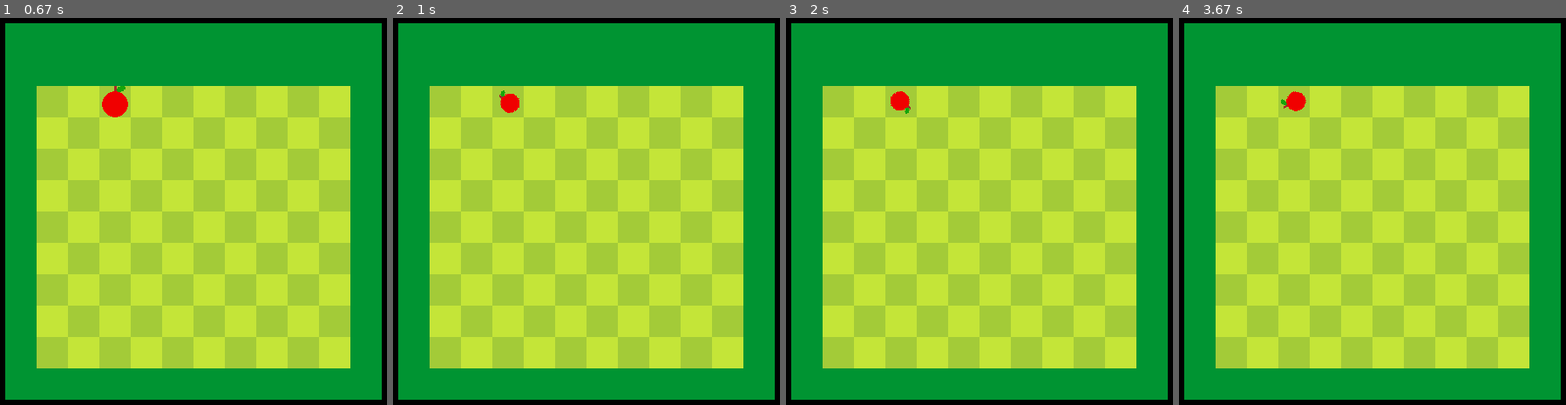
Above: before the commit, frames 1-4 (left to right).
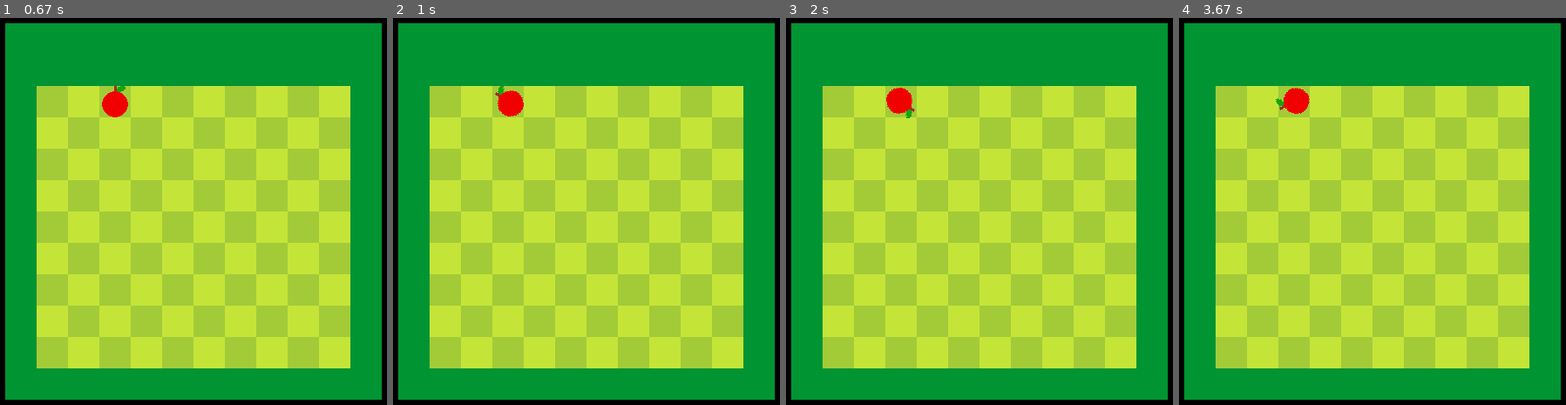
Above: after the commit, the same moments.

Repository: the24/pygame-snake
Game: pygame game, started from main.py
Same seed, same stepped clock (60 frames per second), same inputs: the game is played once before the commit and once after it.
Inputs:
- Up to frame 1 (0.67 s): tap Space at 0.33 s
- Up to frame 2 (1 s): tap A at 0.67 s
- Up to frame 3 (2 s): no input
- Up to frame 4 (3.67 s): tap A at 3 s

Frame 1 is identical in both runs. In frame 2, 0.2% of the frame differs, in the area x 26-34%, y 17-26%; in frame 3, 0.2%; in frame 4, 0.2%.

Commit message:
fix du problème de déformation lors de la rotation

Diff:
--- a/animation.py
+++ b/animation.py
@@ -35,13 +35,9 @@
         self.original_surface = obj_ptr[0]._surface.copy()
 
     def anim(self) -> None:
-        # TODO: Handle zoom distortion
         super().anim()
 
         angle = (self.angle / self.duration) * self.frame_passed
 
-        width = self.obj_ptr[0]._surface.get_width()
-        height = self.obj_ptr[0]._surface.get_height()
-
         rotated_surf = pygame.transform.rotate(self.original_surface, angle)
-        self.obj_ptr[0]._surface = pygame.transform.scale(rotated_surf, (width, height))
+        self.obj_ptr[0]._surface = rotated_surf
--- a/map.py
+++ b/map.py
@@ -25,8 +25,10 @@
         self.anim_list: List[Anim] = []
 
     def get_ui_obj(self, obj: Object) -> Tuple[_IntVec2D, Surface]:
-        x = obj.pos[0] * self.tile_size + self.rect.x
-        y = obj.pos[1] * self.tile_size + self.rect.y
+        x =  obj.pos[0] * self.tile_size + self.rect.x
+        x += round((self.tile_size - obj._surface.get_width()) / 2)
+        y =  obj.pos[1] * self.tile_size + self.rect.y
+        y += round((self.tile_size - obj._surface.get_height()) / 2)
 
         return ((x, y), obj._surface)
 
